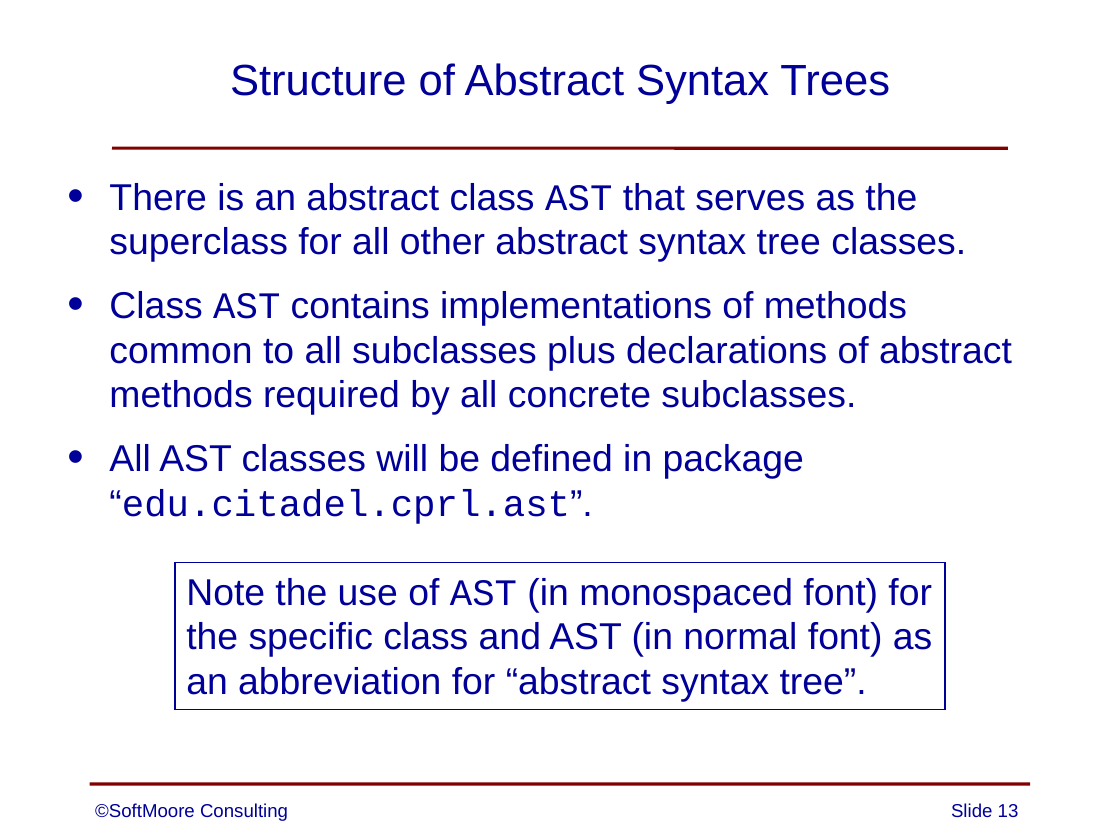
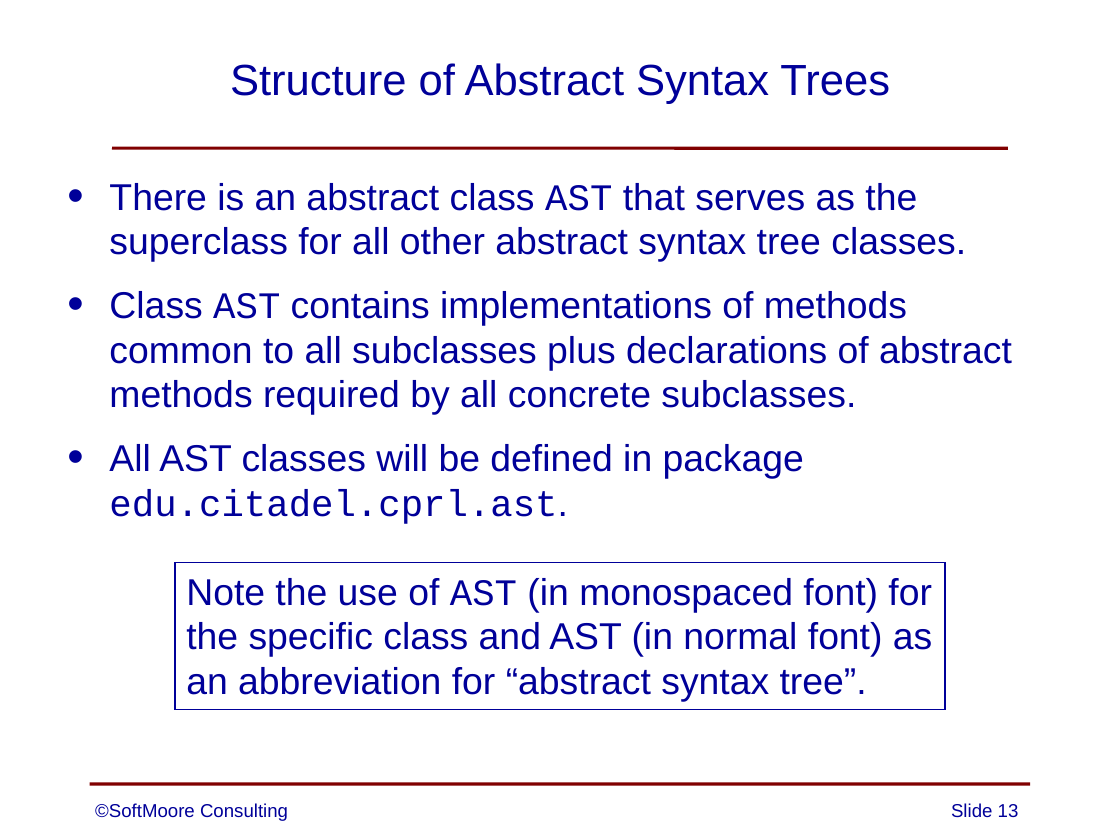
Before and after one commit to SoftMoore/CPRL-Kt-3rd, a slide deck: slide 13 of PowerPoints/08 - Abstract Syntax Trees.pptx. Drawn at 1120x840 pixels with LibreOffice and Linux fonts; fonts in the diff are those of the drawing. Boxes give left, top, right and bottom in pixels: in the first picture for what was removed or moved away, otherwise in the second. Text is boxed around its words. In the diff, an @@ line names an element or a change of style, - is before the commit and + after.

```diff
--- a/PowerPoints/08 - Abstract Syntax Trees.pptx
+++ b/PowerPoints/08 - Abstract Syntax Trees.pptx
@@ text at (109, 444, 804, 524): text changed @@
-• All AST classes will be defined in package “edu.citadel.cprl.ast”.
+• All AST classes will be defined in package edu.citadel.cprl.ast.
```
Also in this commit, not shown: 2 other files.
